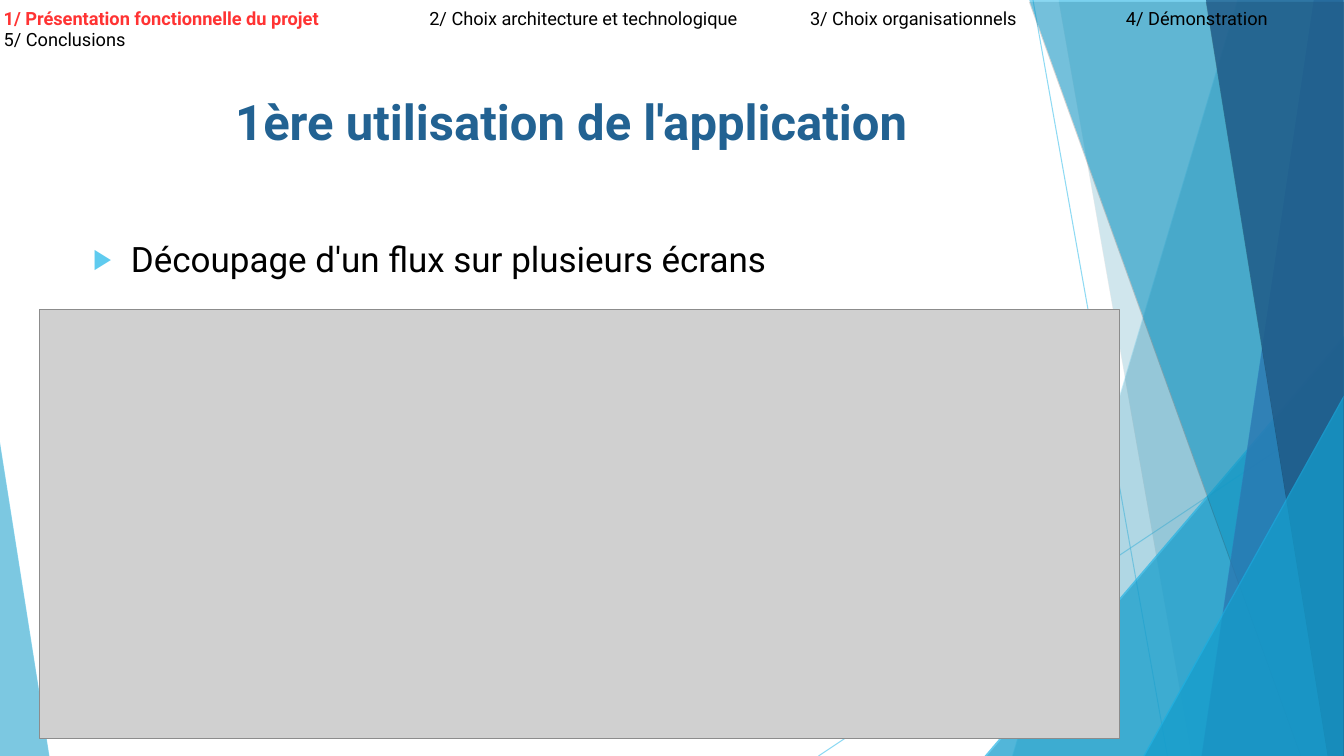
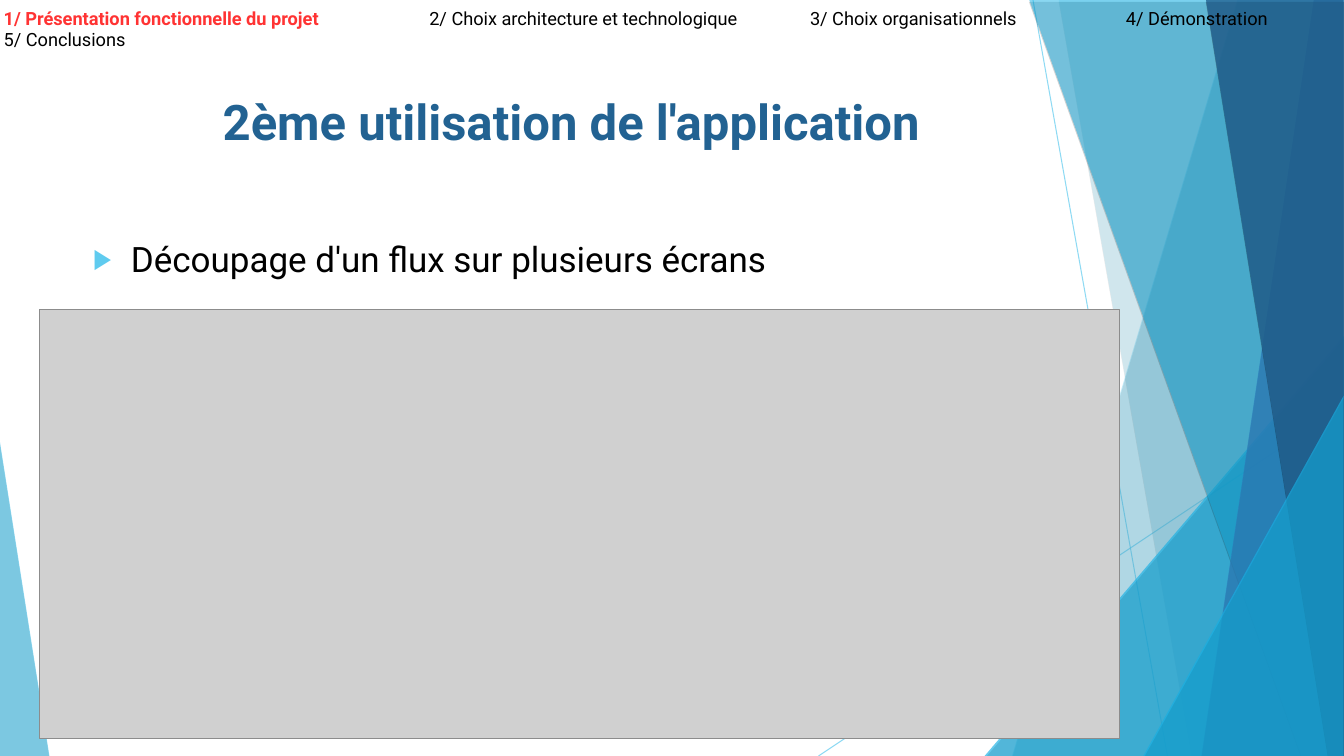
Before and after one commit to ComeBurguburu/AmbianceShowRoom, a slide deck: slide 6 of docs/Presentation orale.odp (slide 4 before the commit). Drawn at 1344x756 pixels with LibreOffice and Linux fonts; fonts in the diff are those of the drawing; grey boxes stand for pictures. Boxes give left, top, right and bottom in pixels: in the first picture for what was removed or moved away, otherwise in the second. Text is boxed around its words. In the diff, an @@ line names an element or a change of style, - is before the commit and + after.

```diff
--- a/docs/Presentation orale.odp
+++ b/docs/Presentation orale.odp
@@ text at [223, 103, 920, 150]: text changed @@
-1ère utilisation de l'application
+2ème utilisation de l'application
```
Also in this commit, not shown: 13 other slides changed, 3 other files.
